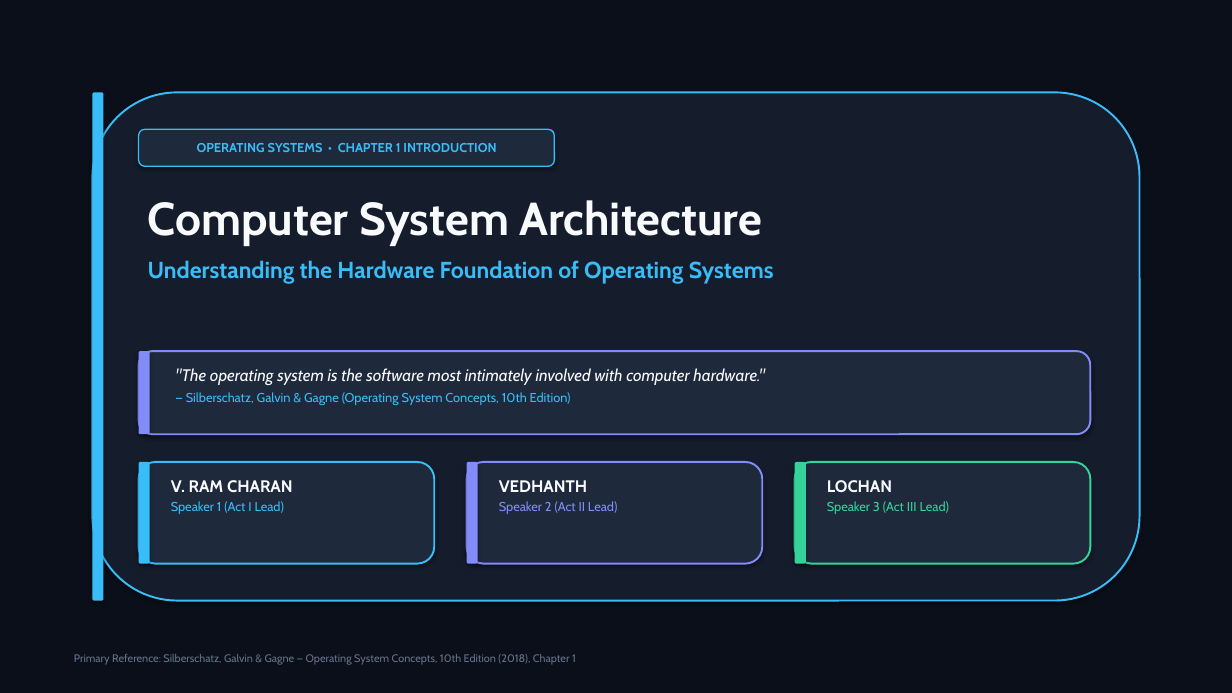
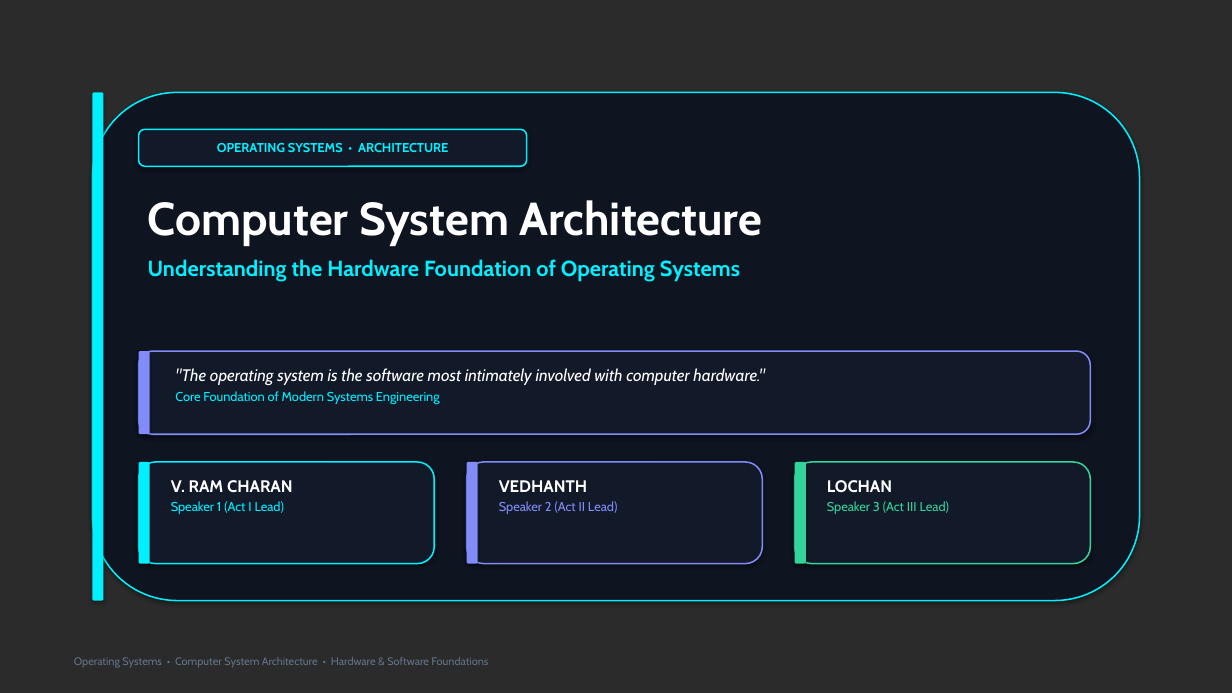
Before and after one commit to vangaramcharan2007-del/alfred, a slide deck: slide 1 of Computer_System_Architecture_OS.pptx. Drawn at 1232x693 pixels with LibreOffice and Linux fonts; fonts in the diff are those of the drawing; background and template pictures are left out; a plain dark background stands for a picture behind light text. Boxes give left, top, right and bottom in pixels: in the first picture for what was removed or moved away, otherwise in the second. Text is boxed around its words. In the diff, an @@ line names an element or a change of style, - is before the commit and + after.

Commit message:
feat(presentation): upgrade to high-production-value cinematic dark visual theme with 1080p hardware overlays

```diff
--- a/Computer_System_Architecture_OS.pptx
+++ b/Computer_System_Architecture_OS.pptx
@@ background #0B0F19 to picture (left out) @@
@@ rectangle removed at (0,0,1232,693) @@
@@ rounded rectangle at (92,92,1140,601): fill #151C2C to #0E1420; outline #38BDF8 1.5 pt to #00F0FF 1.2 pt @@
@@ rounded rectangle at (92,92,104,601): fill #38BDF8 to #00F0FF @@
@@ rounded rectangle "OPERATING SYSTEMS • ARCHITECTURE": place and size @@
-rounded rectangle "OPERATING SYSTEMS • ARCHITECTURE" at (139,129,555,166)
+rounded rectangle "OPERATING SYSTEMS • ARCHITECTURE" at (139,129,527,166)
@@ rounded rectangle "OPERATING SYSTEMS • ARCHITECTURE" at (139,129,527,166): fill #1E293B to #121A2A; outline #38BDF8 1 pt to #00F0FF 1.2 pt @@
@@ text in rounded rectangle at (217,143,448,152): text changed; text colour #38BDF8 to #00F0FF @@
-OPERATING SYSTEMS • CHAPTER 1 INTRODUCTION
+OPERATING SYSTEMS • ARCHITECTURE
@@ text "Computer System Architecture" at (148,200,762,282): text colour #F8FAFC to #FFFFFF in "Computer System Architecture"; size 18 to 17 pt, text colour #38BDF8 to #00F0FF in "Understanding the Hardware Foundation of Operating Systems" @@
@@ rounded rectangle at (139,351,1091,434): fill #1E293B to #121A2A; outline #818CF8 1.5 pt to #818CF8 1.2 pt @@
@@ text at (175,368,765,385): text colour #F8FAFC to #FFFFFF in ""The operating system is the software most ..." @@
@@ text at (175,391,440,404): text changed; text colour #38BDF8 to #00F0FF @@
-— Silberschatz, Galvin & Gagne (Operating System Concepts, 10th Edition)
+Core Foundation of Modern Systems Engineering
@@ rounded rectangle at (139,462,150,564): fill #38BDF8 to #00F0FF @@
@@ rounded rectangle at (139,462,434,564): fill #1E293B to #121A2A; outline #38BDF8 1.5 pt to #00F0FF 1.2 pt @@
@@ text "V. RAM CHARAN" at (171,480,293,514): text colour #F8FAFC to #FFFFFF in "V. RAM CHARAN"; text colour #38BDF8 to #00F0FF in "Speaker 1 (Act I Lead)" @@
@@ rounded rectangle at (467,462,762,564): fill #1E293B to #121A2A; outline #818CF8 1.5 pt to #818CF8 1.2 pt @@
@@ rounded rectangle at (795,462,1091,564): fill #1E293B to #121A2A; outline #34D399 1.5 pt to #34D399 1.2 pt @@
@@ text at (499,480,587,492): text colour #F8FAFC to #FFFFFF in "VEDHANTH" @@
@@ text at (827,480,892,492): text colour #F8FAFC to #FFFFFF in "LOCHAN" @@
@@ text at (74,657,488,668): text changed @@
-Primary Reference: Silberschatz, Galvin & Gagne — Operating System Concepts, 10th Edition (2018), Chapter 1
+Operating Systems • Computer System Architecture • Hardware & Software Foundations
```
Also in this commit, not shown: 14 other slides changed, 19 other files.
